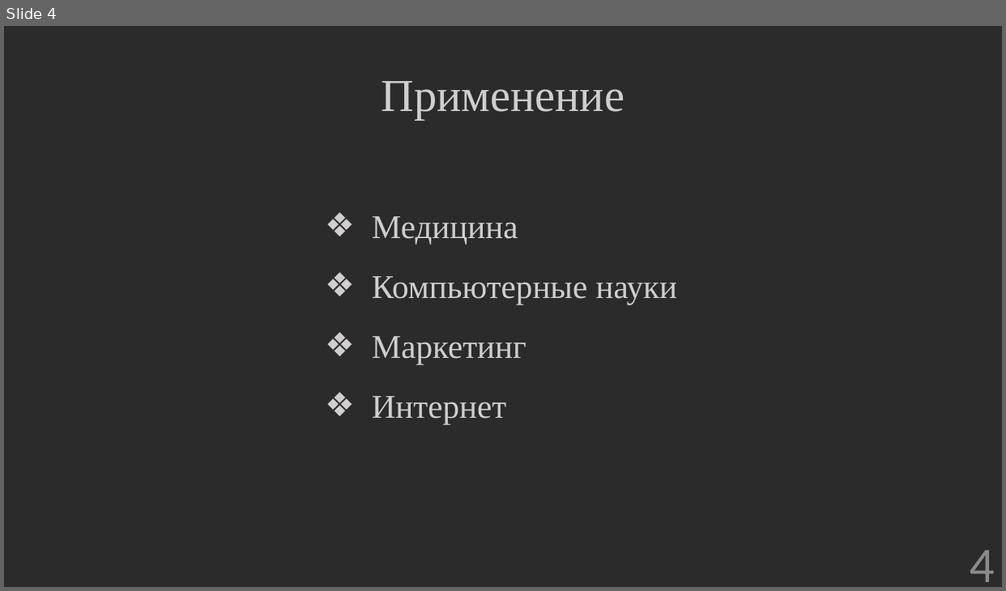
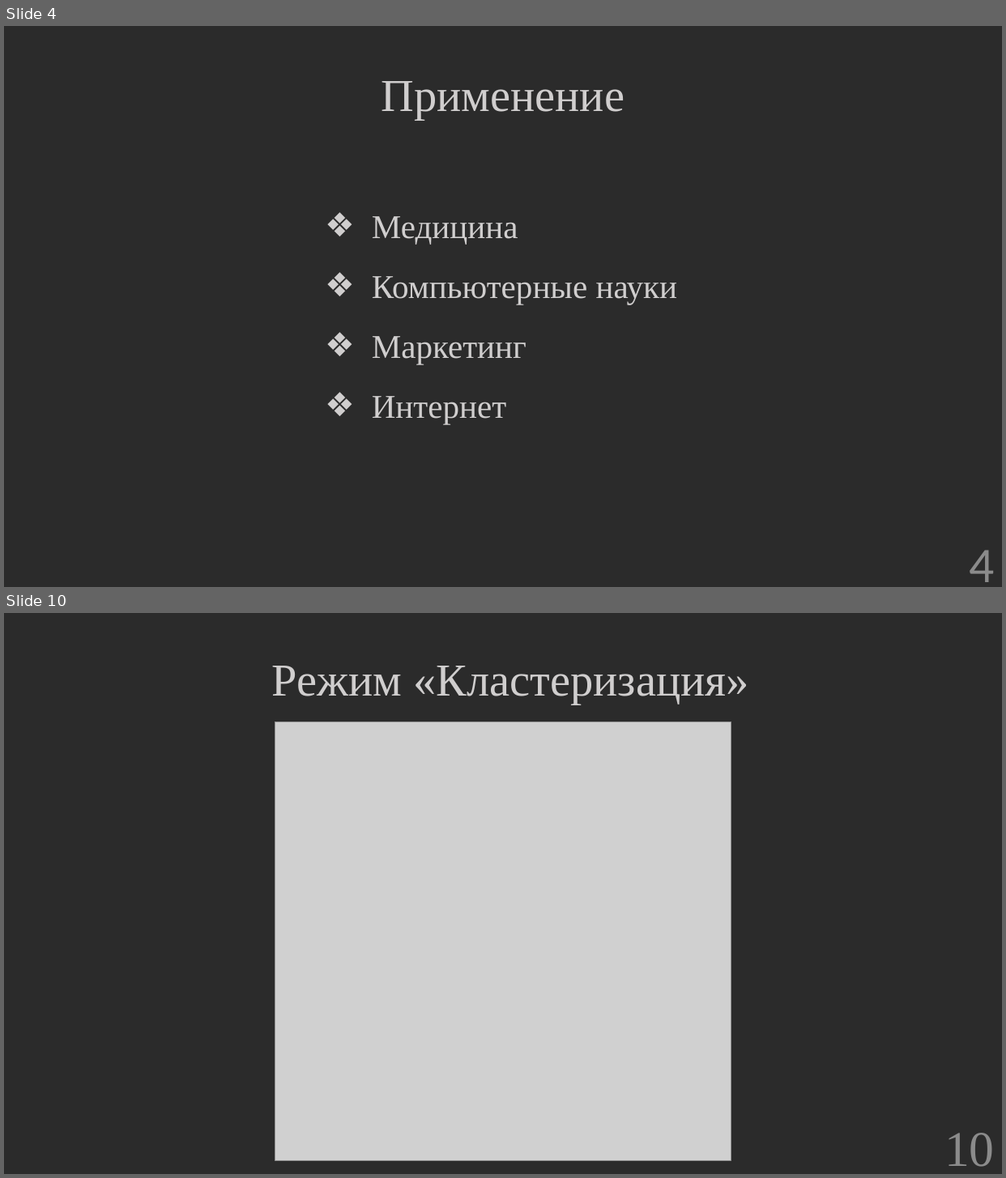
Before and after one commit to hetikk/diplom, a slide deck: docs/Презентация.pptx. Shown one above the other, each under a label of ours: slide 4 before the commit, slides 4 and 10 after it; the slides between them are not shown. The pictures are 1006x591 and 1006x1178 pixels, drawn with LibreOffice and Linux fonts; fonts in the diff are those of the drawing; grey boxes stand for pictures; background and template pictures are left out; a plain dark background stands for a picture behind light text. Boxes give left, top, right and bottom in pixels: in the first picture for what was removed or moved away, otherwise in the second. Text is boxed around its words. In the diff, an @@ line names an element or a change of style, - is before the commit and + after.

```diff
--- a/docs/Презентация.pptx
+++ b/docs/Презентация.pptx
@@ slide 10 added at (4, 613, 1002, 1174), background picture (left out) @@
@@ text added at (272, 666, 749, 705), 44 pt, text #D0CECE @@
+Режим «Кластеризация»
@@ picture added at (275, 722, 731, 1161) @@
@@ page number added at (944, 1133, 995, 1167), 48 pt, text #8C8C8C @@
+10
```
Also in this commit, not shown: 1 slide changed, 9 other slides added, 1 slide removed, 3 other files.
